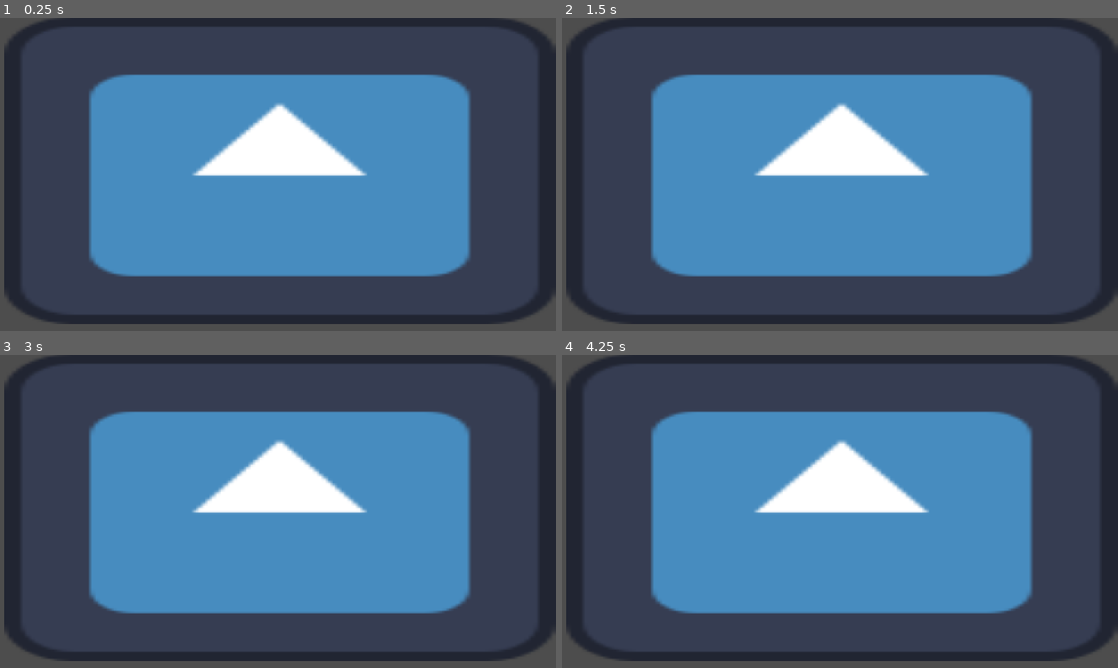
Above: before the commit, frames 1-4 (two rows, left to right).
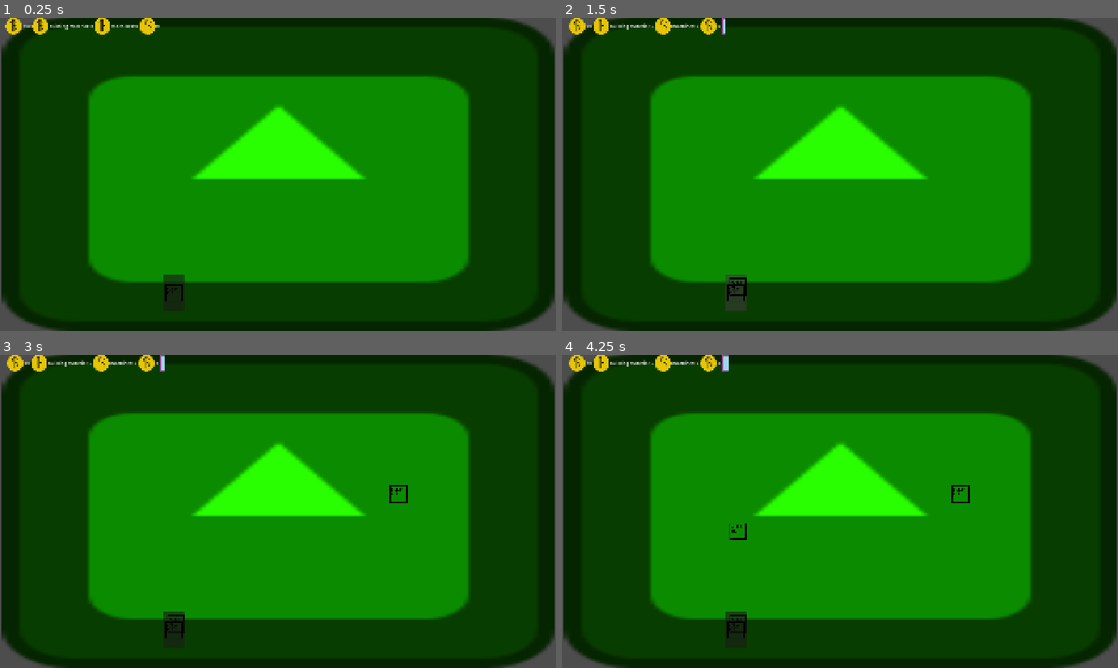
Above: after the commit, the same moments.

Repository: patrooon/imminent-doom
Game: Godot game, scene res://node_2d.tscn
Two runs of this game, one before a commit and one after it. Both use one fixed random seed, a clock stepped at 60 frames per second and the inputs below. Before the commit the project has no main scene; this scene is started directly in both runs. The engine's default icon, where the game draws it, is replaced by a stand-in: a white triangle on a blue panel in a dark square.
Inputs (mouse positions are in pixels of both pictures, inside the frame that each line leads up to):
- Up to frame 1 (0.25 s): no input
- Up to frame 2 (1.5 s): click (734, 293) at 0.52 s; click (734, 293) at 1.27 s
- Up to frame 3 (3 s): click (172, 630) at 2.02 s; tap Enter at 2.75 s; move the mouse to (400, 495) at 2.77 s; click (400, 495) at 2.85 s
- Up to frame 4 (4.25 s): tap Space at 3.5 s; move the mouse to (728, 527) at 3.52 s; click (728, 527) at 3.6 s

The runs differ from the first frame. In frame 1, 99% of the frame differs, in the area x 0-100%, y 0-100%; in frame 2, 99%; in frame 3, 99%; in frame 4, 99%.

Commit message:
some prototyping

Diff:
--- /dev/null
+++ b/UI/research.gd
@@ -0,0 +1,17 @@
+extends Control
+
+
+# Called when the node enters the scene tree for the first time.
+func _ready() -> void:
+	pass # Replace with function body.
+
+
+# Called every frame. 'delta' is the elapsed time since the previous frame.
+func _process(delta: float) -> void:
+	pass
+
+
+func _on_button_pressed() -> void:
+	if Resources.research>=100:
+		print("success")
+		Resources.research-=100
--- /dev/null
+++ b/UI/research.tscn
@@ -0,0 +1,39 @@
+[gd_scene format=3 uid="uid://p8u230k7wpxx"]
+
+[ext_resource type="Script" uid="uid://cjws86pjw2bw0" path="res://UI/research.gd" id="1_40jke"]
+
+[node name="Research" type="Control" unique_id=2129298866]
+layout_mode = 3
+anchors_preset = 15
+anchor_right = 1.0
+anchor_bottom = 1.0
+grow_horizontal = 2
+grow_vertical = 2
+script = ExtResource("1_40jke")
+
+[node name="Button" type="Button" parent="." unique_id=952809487]
+layout_mode = 1
+anchors_preset = -1
+anchor_bottom = 0.0050000004
+offset_left = 217.0
+offset_top = 805.0
+offset_right = 367.0
+offset_bottom = 866.6
+text = "click for reasearch"
+
+[node name="Line2D" type="Line2D" parent="Button" unique_id=2130106218]
+points = PackedVector2Array(78, 0, 78, -72)
+default_color = Color(0.003921569, 0.003921569, 0.003921569, 0.2)
+
+[node name="Button2" type="Button" parent="." unique_id=1418113284]
+layout_mode = 1
+anchors_preset = -1
+anchor_bottom = 0.0050000004
+offset_left = 224.0
+offset_top = 667.0
+offset_right = 374.0
+offset_bottom = 728.6
+text = "click for reasearch"
+
+[connection signal="pressed" from="Button" to="." method="_on_button_pressed"]
+[connection signal="pressed" from="Button2" to="." method="_on_button_pressed"]
--- a/UI/ui.tscn
+++ b/UI/ui.tscn
@@ -2,9 +2,10 @@
 
 [ext_resource type="Texture2D" uid="uid://cg2pxx7giaxs6" path="res://sprites/coin.png" id="1_dajm1"]
 [ext_resource type="Script" uid="uid://bum7h00dwqxiw" path="res://scripts/ui.gd" id="1_e6gg6"]
-[ext_resource type="Texture2D" uid="uid://bro0dxpj35adr" path="res://icon.svg" id="2_e6gg6"]
+[ext_resource type="Texture2D" uid="uid://ycc8gqq6tsr8" path="res://sprites/emp_doom.jpg" id="3_e6gg6"]
+[ext_resource type="Texture2D" uid="uid://dv418313nlsuq" path="res://sprites/building.png" id="4_hat8c"]
 
-[node name="UI" type="Control" unique_id=274635067 node_paths=PackedStringArray("doom_bar", "money", "stone", "machines")]
+[node name="UI" type="Control" unique_id=274635067 node_paths=PackedStringArray("doom_bar", "money", "stone", "machines", "research", "cursor")]
 layout_mode = 3
 anchors_preset = 15
 anchor_right = 1.0
@@ -16,6 +17,8 @@
 money = NodePath("HBoxContainer/Label")
 stone = NodePath("HBoxContainer/Label2")
 machines = NodePath("HBoxContainer/Label3")
+research = NodePath("HBoxContainer/Label4")
+cursor = NodePath("cursor")
 
 [node name="HBoxContainer" type="HBoxContainer" parent="." unique_id=1328895046]
 layout_mode = 1
@@ -51,10 +54,37 @@
 layout_mode = 2
 text = "machines: 0"
 
+[node name="TextureRect4" type="TextureRect" parent="HBoxContainer" unique_id=136374435]
+layout_mode = 2
+texture = ExtResource("1_dajm1")
+expand_mode = 3
+
+[node name="Label4" type="Label" parent="HBoxContainer" unique_id=241025666]
+layout_mode = 2
+text = "research: 0"
+
 [node name="TextureProgressBar" type="TextureProgressBar" parent="HBoxContainer" unique_id=353030178]
-custom_minimum_size = Vector2(350, 0)
-custom_maximum_size = Vector2(175, 64)
+custom_minimum_size = Vector2(350, 0.055)
 clip_contents = true
 layout_mode = 2
-value = 47.0
-texture_progress = ExtResource("2_e6gg6")
+value = 100.0
+texture_progress = ExtResource("3_e6gg6")
+
+[node name="HBoxContainer2" type="HBoxContainer" parent="." unique_id=808462955]
+custom_minimum_size = Vector2(0, 128)
+layout_mode = 0
+offset_top = 885.0
+offset_right = 72.0
+offset_bottom = 1013.0
+
+[node name="Button" type="Button" parent="HBoxContainer2" unique_id=716537907]
+layout_mode = 2
+icon = ExtResource("4_hat8c")
+
+[node name="cursor" type="TextureRect" parent="." unique_id=915878369]
+layout_mode = 0
+offset_right = 40.0
+offset_bottom = 40.0
+mouse_filter = 2
+
+[connection signal="pressed" from="HBoxContainer2/Button" to="." method="_on_button_pressed"]
--- /dev/null
+++ b/building.gd
@@ -0,0 +1,12 @@
+class_name Building extends Sprite2D
+@export var timer:Timer
+
+# Called when the node enters the scene tree for the first time.
+func _ready() -> void:
+	timer=Timer.new()
+	timer.autostart=true
+	add_child(timer)
+	timer.timeout.connect(add)
+func add()->void:
+	Resources.research+=1
+# Called every frame. 'delta' is the elapsed time since the previous frame.
--- /dev/null
+++ b/globals/resources.gd
@@ -0,0 +1,11 @@
+extends Node
+var money_amount:int=100
+var research:int=0
+# Called when the node enters the scene tree for the first time.
+func _ready() -> void:
+	pass # Replace with function body.
+
+
+# Called every frame. 'delta' is the elapsed time since the previous frame.
+func _process(delta: float) -> void:
+	pass
--- /dev/null
+++ b/node_2d.gd
@@ -0,0 +1,36 @@
+extends Node2D
+var grid:Dictionary[Vector2i,Building]
+@export var ui:Control
+@export var research:Control
+# Called when the node enters the scene tree for the first time.
+func _ready() -> void:
+	pass # Replace with function body.
+
+
+# Called every frame. 'delta' is the elapsed time since the previous frame.
+func _process(delta: float) -> void:
+	ui.cursor.global_position=get_grid_position_from_mouse()
+	if Input.is_action_just_pressed("mouse1"):
+		if ui.cursor.texture and Resources.money_amount>=10:
+			if check_grid():
+				var b=Building.new()
+				b.texture=ui.cursor.texture
+				grid[get_grid_position_from_mouse()]=b
+				add_child(b)
+				b.centered=false
+				b.global_position=get_grid_position_from_mouse()
+				ui.cursor.texture=null
+				Resources.money_amount-=10
+	if Input.is_action_just_pressed("esc"):
+		ui.cursor.texture=null
+		if research.visible:
+			research.hide()
+		else:
+			research.show()
+func get_grid_position_from_mouse()->Vector2i:
+	var mouse_pos:Vector2=get_global_mouse_position()
+	var rounded=Vector2i(int(mouse_pos.x)/64*64,int(mouse_pos.y)/64*64)
+	return rounded
+func check_grid()->bool:
+	if grid.has(get_grid_position_from_mouse()):return false
+	return true
--- a/node_2d.tscn
+++ b/node_2d.tscn
@@ -1,10 +1,25 @@
 [gd_scene format=3 uid="uid://dmr4g1tbc0n34"]
 
+[ext_resource type="Script" uid="uid://b7ik8y5asfxp3" path="res://node_2d.gd" id="1_epypp"]
 [ext_resource type="Texture2D" uid="uid://bro0dxpj35adr" path="res://icon.svg" id="1_wtcfe"]
+[ext_resource type="PackedScene" uid="uid://bfq2mrsgathkm" path="res://UI/ui.tscn" id="2_0e48y"]
+[ext_resource type="PackedScene" uid="uid://p8u230k7wpxx" path="res://UI/research.tscn" id="4_0hol4"]
 
-[node name="Node2D" type="Node2D" unique_id=795523798]
+[node name="Node2D" type="Node2D" unique_id=795523798 node_paths=PackedStringArray("ui", "research")]
+script = ExtResource("1_epypp")
+ui = NodePath("UI")
+research = NodePath("Research")
 
 [node name="Sprite2D" type="Sprite2D" parent="." unique_id=1832641088]
-position = Vector2(579.5, 315.99997)
-scale = Vector2(8.9296875, 4.96875)
+modulate = Color(0.16078432, 1, 0, 1)
+position = Vector2(962.5, 539)
+scale = Vector2(14.9140625, 8.453125)
 texture = ExtResource("1_wtcfe")
+
+[node name="UI" parent="." unique_id=274635067 instance=ExtResource("2_0e48y")]
+z_index = 10
+offset_left = 564.0
+offset_right = 564.0
+
+[node name="Research" parent="." unique_id=2129298866 instance=ExtResource("4_0hol4")]
+visible = false
--- a/project.godot
+++ b/project.godot
@@ -11,13 +11,33 @@
 [application]
 
 config/name="imminent_doom"
+run/main_scene="uid://dmr4g1tbc0n34"
 config/features=PackedStringArray("4.7", "GL Compatibility")
 config/icon="res://icon.svg"
 
+[autoload]
+
+Resources="*uid://06xb1dsc52tb"
+
 [display]
 
+window/size/viewport_width=1920
+window/size/viewport_height=1080
 window/stretch/mode="canvas_items"
 window/stretch/aspect="expand"
+
+[input]
+
+mouse1={
+"deadzone": 0.2,
+"events": [Object(InputEventMouseButton,"resource_local_to_scene":false,"resource_name":"","device":-1,"window_id":0,"alt_pressed":false,"shift_pressed":false,"ctrl_pressed":false,"meta_pressed":false,"button_mask":0,"position":Vector2(0, 0),"global_position":Vector2(0, 0),"factor":1.0,"button_index":1,"canceled":false,"pressed":false,"double_click":false,"script":null)
+]
+}
+esc={
+"deadzone": 0.2,
+"events": [Object(InputEventKey,"resource_local_to_scene":false,"resource_name":"","device":-1,"window_id":0,"alt_pressed":false,"shift_pressed":false,"ctrl_pressed":false,"meta_pressed":false,"pressed":false,"keycode":0,"physical_keycode":4194305,"key_label":0,"unicode":0,"location":0,"echo":false,"script":null)
+]
+}
 
 [physics]
 
--- /dev/null
+++ b/scripts/building.tscn
@@ -0,0 +1,7 @@
+[gd_scene format=3 uid="uid://dkoun81rrcdyq"]
+
+[ext_resource type="Script" uid="uid://dolip1saxqqw3" path="res://building.gd" id="1_ekp4g"]
+
+[node name="building" type="Sprite2D" unique_id=431514080]
+centered = false
+script = ExtResource("1_ekp4g")
--- a/scripts/ui.gd
+++ b/scripts/ui.gd
@@ -3,7 +3,10 @@
 @export var money:Label
 @export var stone:Label
 @export var machines:Label
+@export var research:Label
+@export var cursor:TextureRect
 var progress:float=0
+var money_amount:int=100
 # Called when the node enters the scene tree for the first time.
 func _ready() -> void:
 	pass # Replace with function body.
@@ -13,3 +16,7 @@
 func _process(delta: float) -> void:
 	progress+=delta
 	doom_bar.value=progress
+	money.text=str(Resources.money_amount)
+	research.text=str(Resources.research)
+func _on_button_pressed() -> void:
+	cursor.texture=$HBoxContainer2/Button.icon
Not shown, added: UI/research.gd.uid
Not shown, added: building.gd.uid
Not shown, added: globals/resources.gd.uid
Not shown, added: node_2d.gd.uid
Not shown, added: sprites/emp_doom.jpg.import
